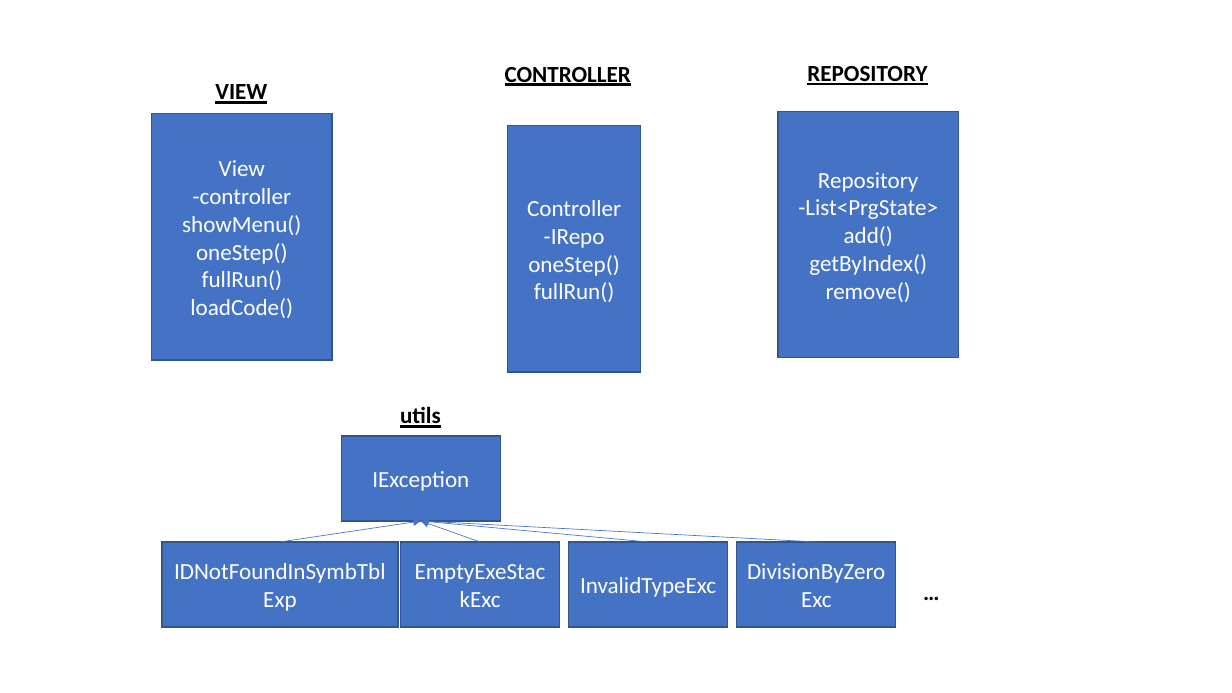
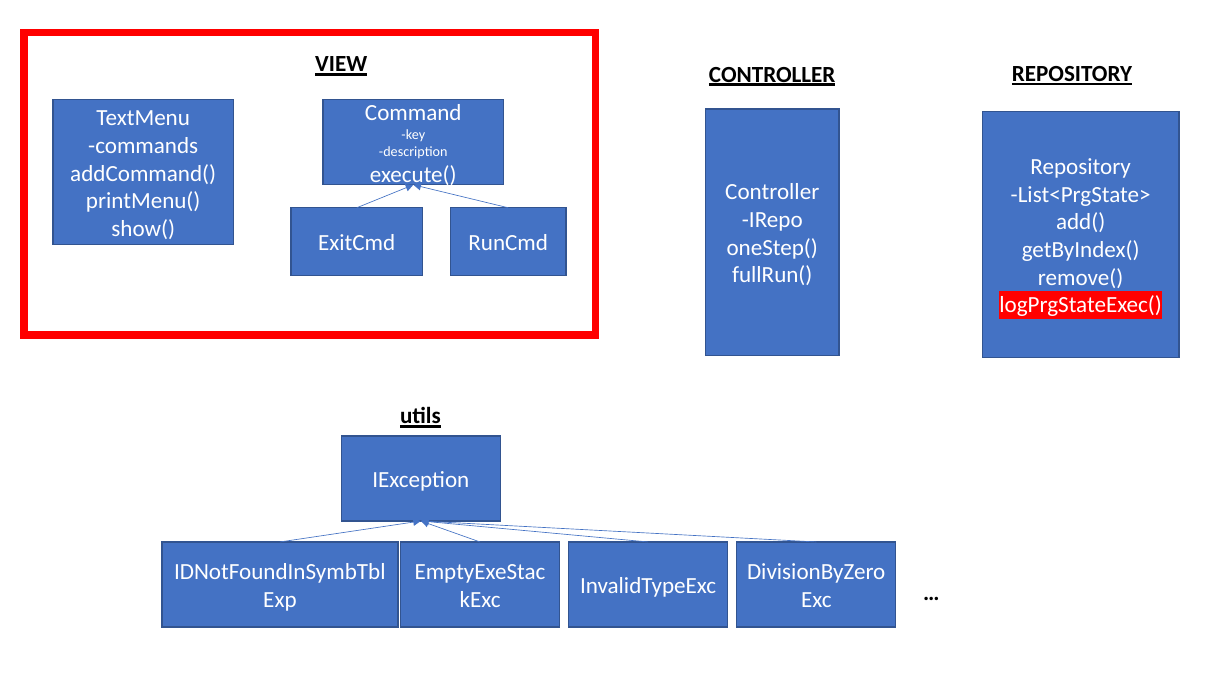
Before and after one commit to stoiag/MAP-2023-2024, a slide deck: slide 2 of interpreter_project_structure.pptx. Drawn at 1232x693 pixels with LibreOffice and Linux fonts; fonts in the diff are those of the drawing. Boxes give left, top, right and bottom in pixels: in the first picture for what was removed or moved away, otherwise in the second. Text is boxed around its words. In the diff, an @@ line names an element or a change of style, - is before the commit and + after.

```diff
--- a/interpreter_project_structure.pptx
+++ b/interpreter_project_structure.pptx
@@ rectangle added at [24, 32, 596, 335], outline #FF0000 6 pt @@
@@ text "VIEW": place and size @@
-text "VIEW" at [215, 84, 267, 104]
+text "VIEW" at [315, 56, 367, 76]
@@ text "CONTROLLER": place and size @@
-text "CONTROLLER" at [505, 67, 631, 86]
+text "CONTROLLER" at [709, 67, 835, 86]
@@ text "REPOSITORY": place and size @@
-text "REPOSITORY" at [807, 66, 927, 85]
+text "REPOSITORY" at [1012, 66, 1132, 85]
@@ rectangle added at [53, 99, 233, 244], fill #4472C4, outline #325491 1 pt, 18 pt, text #FFFFFF @@
+TextMenu
+-commands
+addCommand()
+printMenu()
+show()
@@ rectangle removed at [152, 114, 332, 360] @@
-View
--controller
-showMenu()
-oneStep()
-fullRun()
-loadCode()
@@ rectangle added at [323, 99, 504, 185], fill #4472C4, outline #325491 1 pt, 18 pt, text #FFFFFF @@
+Command
+-key
+-description
+execute()
@@ rectangle "Controller": place and size @@
-rectangle "Controller" at [507, 126, 640, 372]
+rectangle "Controller" at [706, 109, 839, 356]
@@ rectangle "Repository": place and size @@
-rectangle "Repository" at [778, 111, 958, 358]
+rectangle "Repository" at [982, 111, 1179, 358]
@@ rectangle added at [291, 208, 422, 275], fill #4472C4, outline #325491 1 pt, 18 pt, text #FFFFFF @@
+ExitCmd
@@ arrow added from (357, 208) to (413, 185), #4472C4 0.5 pt @@
@@ arrow added from (508, 208) to (413, 185), #4472C4 0.5 pt @@
@@ rectangle added at [451, 208, 567, 275], fill #4472C4, outline #325491 1 pt, 18 pt, text #FFFFFF @@
+RunCmd
@@ text in rectangle at [999, 295, 1162, 316]: paragraph added @@
+logPrgStateExec()
```
Also in this commit, not shown: 1 other slide changed.
